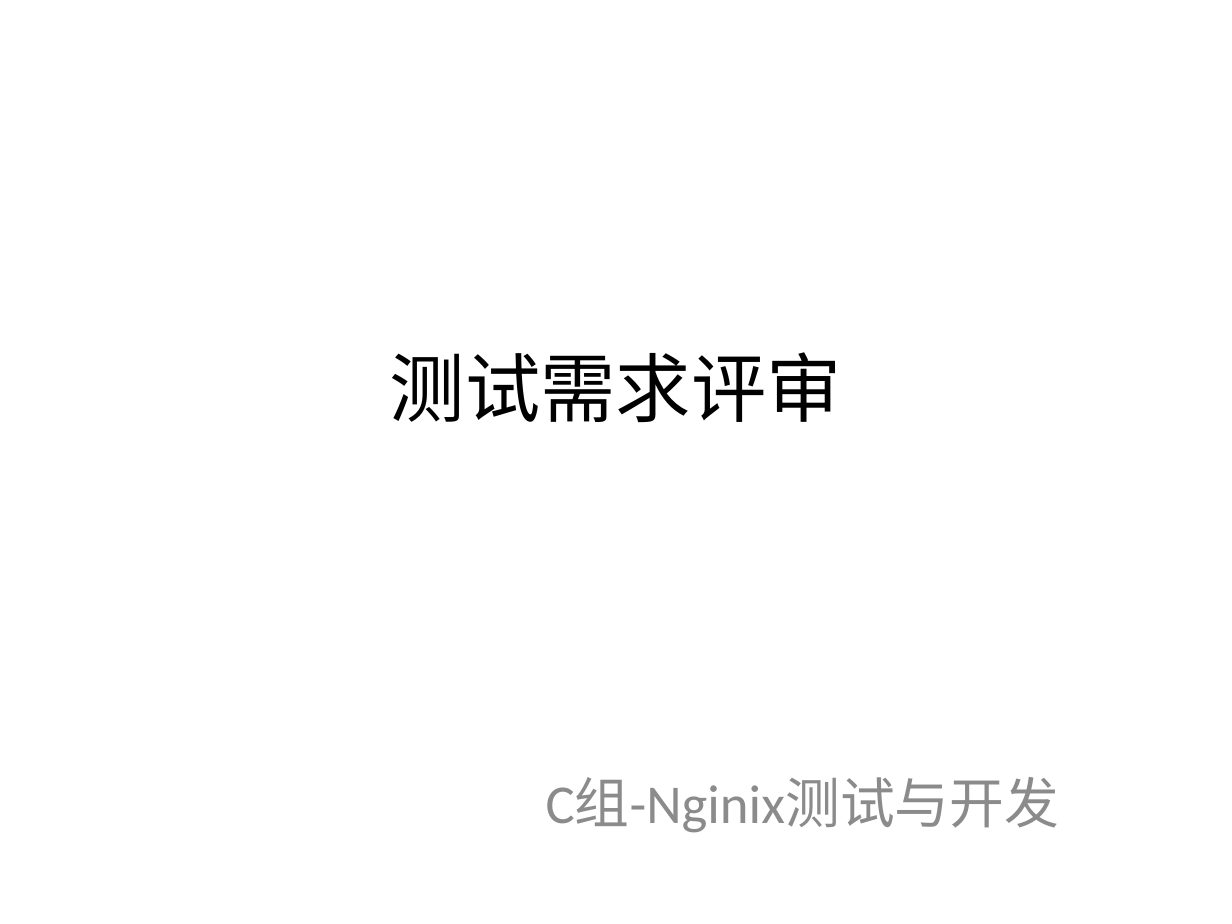
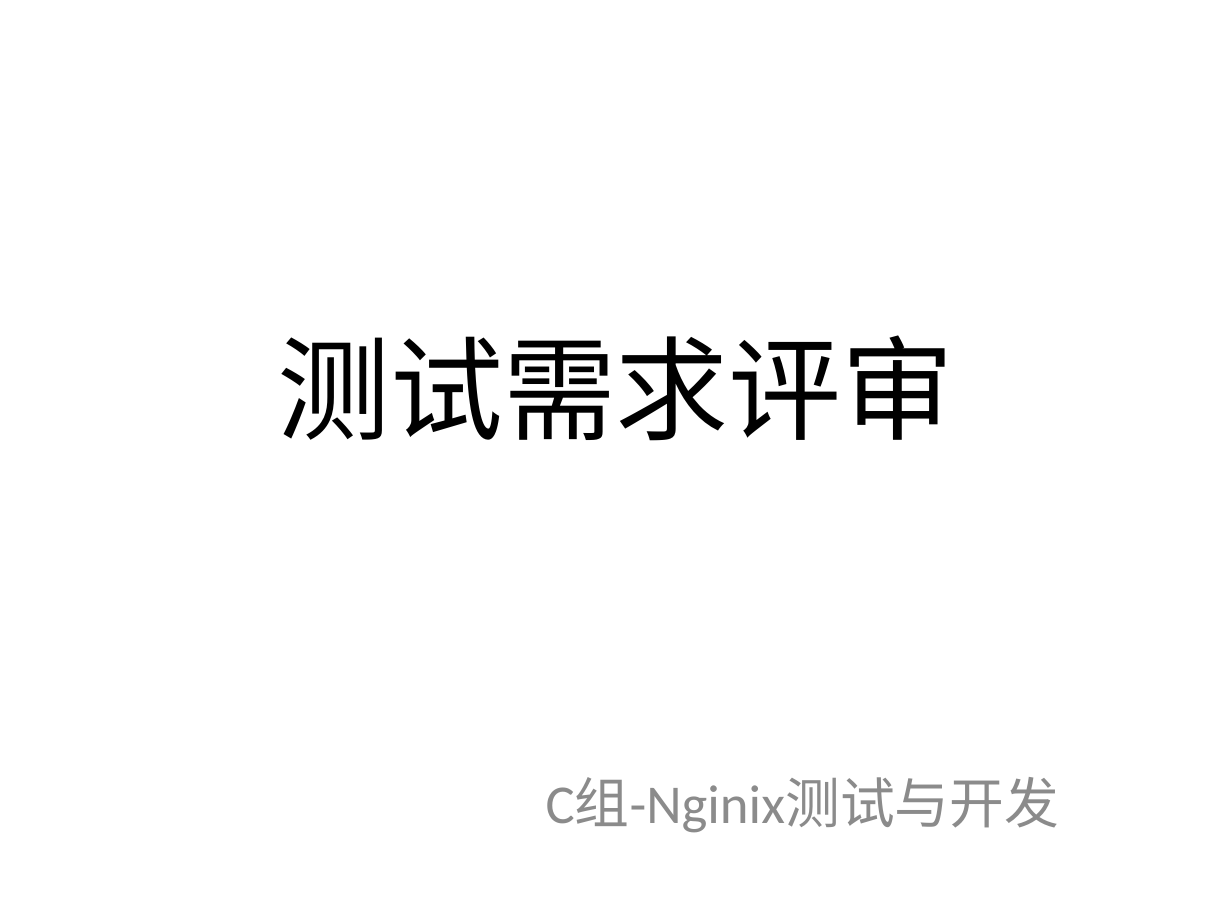
Before and after one commit to bhsei/16TeamC, a slide deck: slide 1 of 2.项目PPT/第十二周进度.pptx. Drawn at 1232x924 pixels with LibreOffice and Linux fonts; fonts in the diff are those of the drawing. Boxes give left, top, right and bottom in pixels: in the first picture for what was removed or moved away, otherwise in the second. Text is boxed around its words. In the diff, an @@ line names an element or a change of style, - is before the commit and + after.

```diff
--- a/2.项目PPT/第十二周进度.pptx
+++ b/2.项目PPT/第十二周进度.pptx
@@ title "测试需求评审" at (x1=277, y1=335, x2=955, y2=441): size 44 to 66 pt @@
```
Also in this commit, not shown: 1 other slide changed, 5 slides added, 1 other file.
